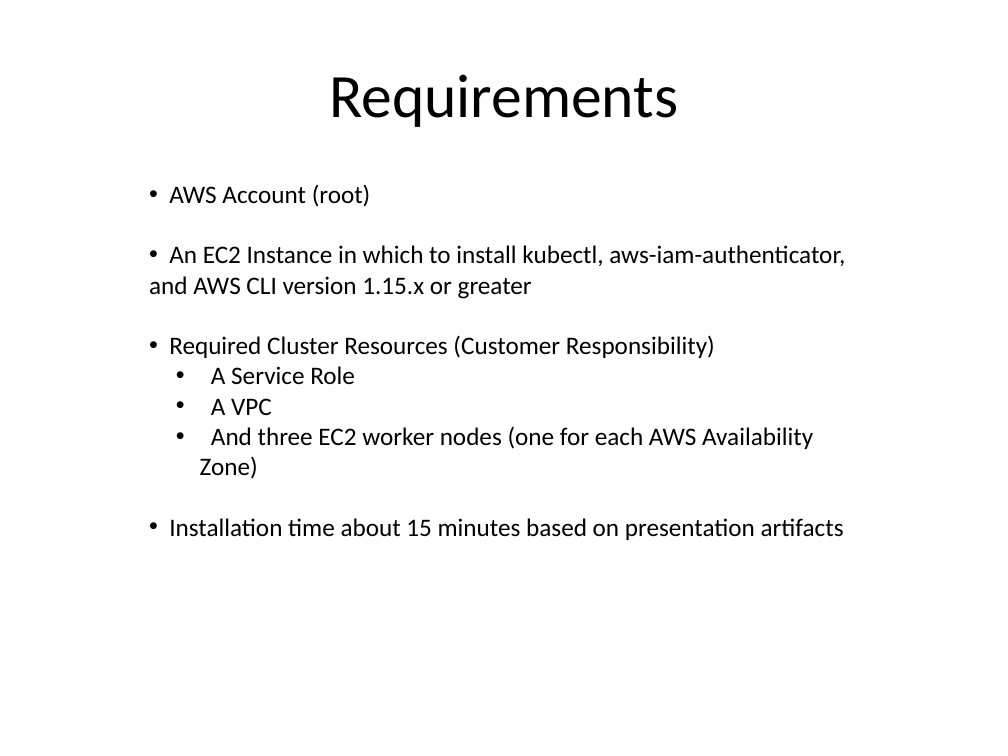
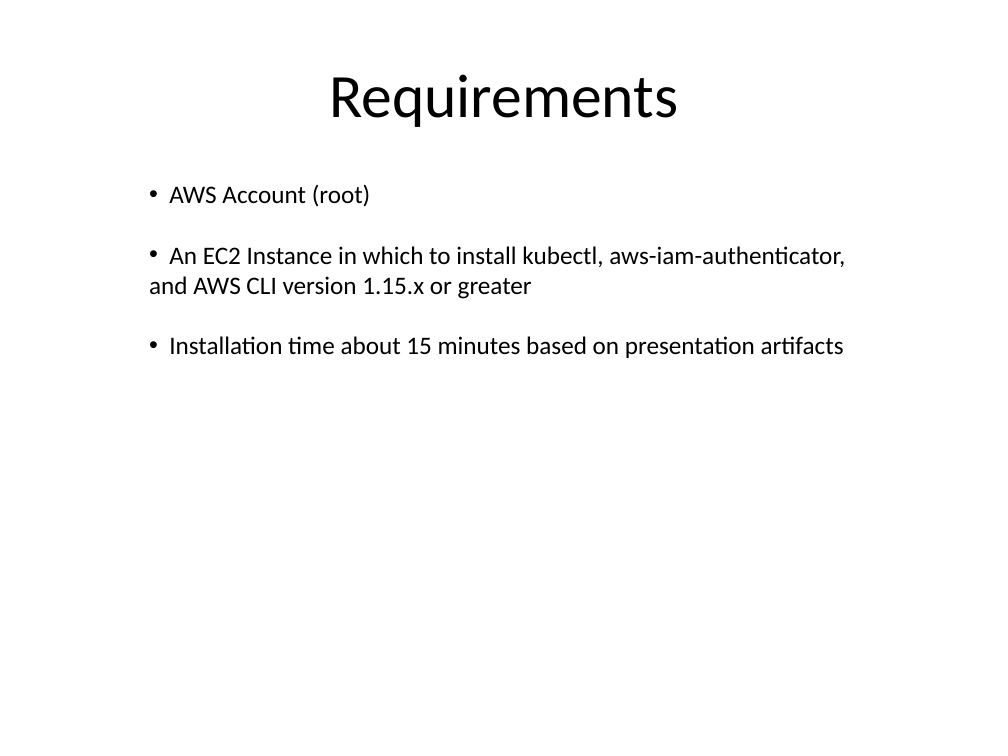
Before and after one commit to kskalvar/aws-eks-cluster-fargate-quickstart, a slide deck: slide 5 of slides/AWS-EKS-Cluster-Fargate-Quickstart.pptx. Drawn at 1008x756 pixels with LibreOffice and Linux fonts; fonts in the diff are those of the drawing; background and template pictures are left out. Boxes give left, top, right and bottom in pixels: in the first picture for what was removed or moved away, otherwise in the second. Text is boxed around its words. In the diff, an @@ line names an element or a change of style, - is before the commit and + after.

```diff
--- a/slides/AWS-EKS-Cluster-Fargate-Quickstart.pptx
+++ b/slides/AWS-EKS-Cluster-Fargate-Quickstart.pptx
@@ text at (169,335,813,479): paragraphs removed @@
-• Required Cluster Resources (Customer Responsibility)
-  • A Service Role
-  • A VPC
-  • And three EC2 worker nodes (one for each AWS Availability Zone)
```
Also in this commit, not shown: 3 other slides changed, 1 slide added, 2 slides removed.
